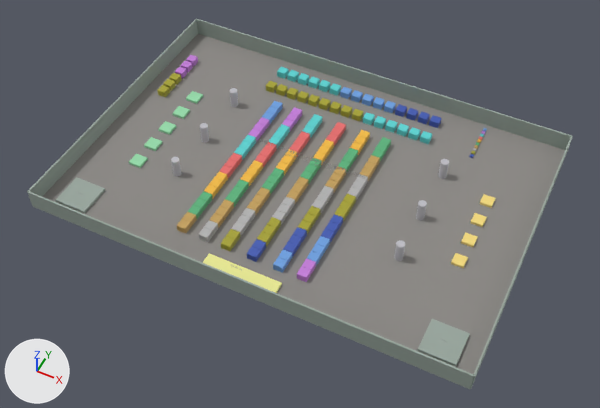
The glTF model public/JM.glb, before and after one commit.
Camera for both pictures: a 50 mm camera at (73.3, -151.9, 176.8) aimed at (1.5, -8.3, -2.7). Every picture has the same lights, and +X, +Y and +Z are marked at lower left. The older version comes first. Where no turn or scale is listed for an object, it has been applied to the vertices.

Before the edit, the objects in view are built like this:
```python
ob_arena_floor = bpy.data.objects.new('Arena_Floor', me_cube_001)
ob_arena_floor.location = (0.0, 0.0, 0.0)
ob_registration = bpy.data.objects.new('Registration', me_cube_007)
ob_registration.location = (0.0, 0.0, 0.0)
ob_sorgs_e = bpy.data.objects.new('SORGS_E', me_cube_020)
ob_sorgs_e.location = (0.0, 0.0, 0.0)
ob_sorgs_w = bpy.data.objects.new('SORGS_W', me_cube_019)
ob_sorgs_w.location = (0.0, 0.0, 0.0)
ob_text_006 = bpy.data.objects.new('Text.006', me_text_006)
ob_text_006.location = (0.0, 0.0, 7.5)
ob_text_006.rotation_euler = (1.571, 0.0, 0.0)  # degrees (90, 0, 0)
ob_wall_e = bpy.data.objects.new('Wall_E', me_cube_005)
ob_wall_e.location = (0.0, 0.0, 0.0)
ob_wall_n = bpy.data.objects.new('Wall_N', me_cube_003)
ob_wall_n.location = (0.0, 0.0, 0.0)
ob_wall_s = bpy.data.objects.new('Wall_S', me_cube_002)
ob_wall_s.location = (0.0, 0.0, 0.0)
ob_wall_w = bpy.data.objects.new('Wall_W', me_cube_004)
ob_wall_w.location = (0.0, 0.0, 0.0)
```
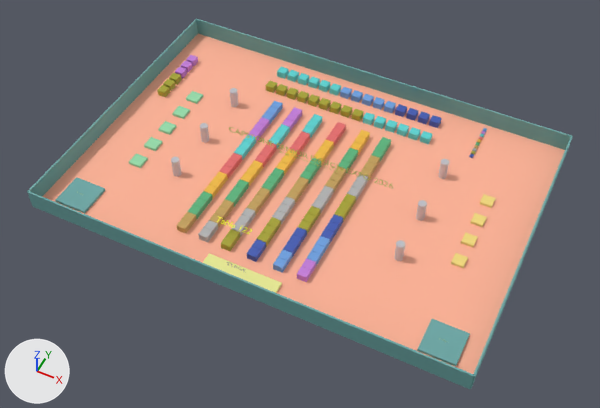
Changed parts and their boxes [x1, y1, x2, y2] in the pictures (600 x 408 px):
'Arena_Floor', recoloured (grey to beige): [42, 34, 565, 374] in both
'Wall_S', recoloured: [27, 191, 474, 389] in both
'Wall_N', recoloured: [196, 19, 572, 150] in both
'Wall_W', recoloured: [27, 19, 198, 196] in both
'SORGS_E', recoloured (grey to cyan): [417, 319, 470, 367] in both
'SORGS_W', recoloured (grey to cyan): [55, 177, 105, 214] in both
'Wall_E', recoloured: [470, 136, 573, 389] in both
'Text.006', rescaled (49% wider, 47% taller): before [255, 137, 365, 179]; after [229, 127, 393, 189]
'Text', added: after [217, 216, 252, 234]

The edits, one by one:
Material 'Wall' (mat_wall) changes colour from grey #9aa89f to cyan #6ca8a6; in linear values from (0.324, 0.391, 0.347) to (0.151, 0.391, 0.38).
Material 'Floor.002' (mat_floor_002) is new.
Its base color is (1.0, 0.45, 0.309) (beige #ffb397).
Its roughness is 0.9.
Material 'Material.001' (mat_material_001) is new.
Its base color is (0.957, 0.943, 0.0) (yellow #faf900).
me_cube_001 has 8 vertices, 12 faces and spans x -65.0..65.0, y -45.0..45.0, z -0.2..0.2.
me_cube_001 no longer uses material mat_floor (grey #8c8a86).
me_cube_001 gains material mat_floor_002 (beige #ffb397).
Mesh me_text_009 is new.
It has 567 vertices, 557 faces and spans x 0.05..10.87, y -0.02..1.89, z 0.0.
It uses material mat_material_001 (yellow #faf900).
Object 'Text.006' (ob_text_006) is rescaled from (1.0, 1.0, 1.0) to (1.49, 1.49, 1.49).
Object 'Text' (ob_text) is new; it shows me_text_009.
Its location is (-13.5, -30.2, 4.9).
